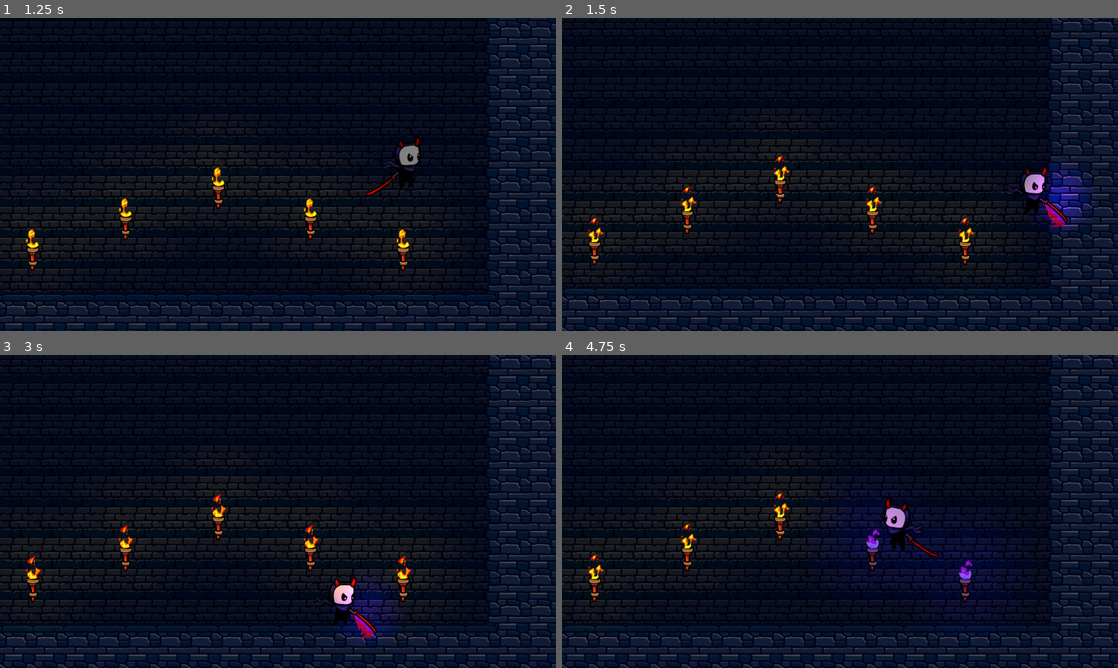
Above: before the commit, frames 1-4 (two rows, left to right).
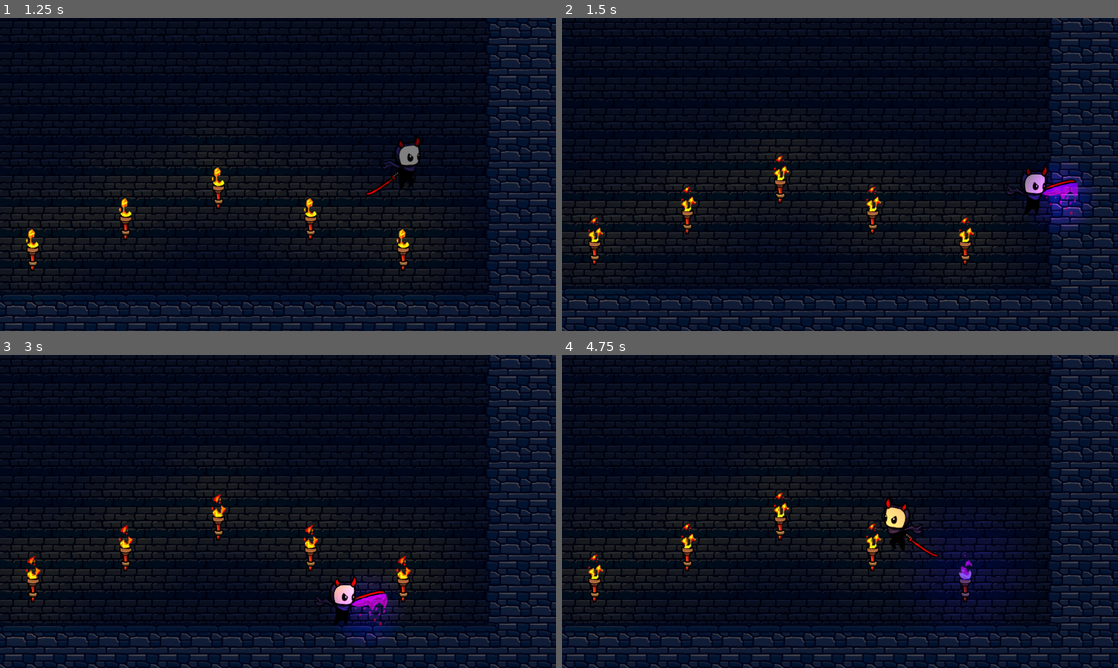
Above: after the commit, the same moments.

Repository: BrunoSilvestre00/pogoni
Game: Godot game, scene res://scenes/game.tscn
Two runs of this game, one before a commit and one after it. Both use one fixed random seed, a clock stepped at 60 frames per second and the inputs below.
Inputs:
- Up to frame 1 (1.25 s): hold D (move_right) from 0.53 s (still down); tap Left (attack) at 0.6 s; tap Space (jump) at 0.77 s
- Up to frame 2 (1.5 s): keep holding D (move_right); tap Up (spattack) at 1.35 s
- Up to frame 3 (3 s): tap Space (jump) at 1.52 s; release D (move_right) at 2.03 s; hold A (move_left) 2.03-2.78 s; tap Left (attack) at 2.1 s; hold D (move_right) from 2.78 s (still down); tap Up (spattack) at 2.85 s
- Up to frame 4 (4.75 s): tap Space (jump) at 3.02, 3.77, 4.52 s; tap Left (attack) at 3.6 s; release D (move_right) at 4.28 s; hold A (move_left) from 4.28 s (still down); tap Up (spattack) at 4.35 s

Frame 1 is identical in both runs. In frame 2, 0.6% of the frame differs, in the area x 79-93%, y 47-68%; in frame 3, 0.6%; in frame 4, 1.1%, in the area x 48-68%, y 46-72%.

Commit message:
feat: fire attack

Diff:
--- a/scenes/player.tscn
+++ b/scenes/player.tscn
@@ -144,33 +144,17 @@
 
 [sub_resource type="AtlasTexture" id="AtlasTexture_60mlk"]
 atlas = ExtResource("6_tuyoq")
-region = Rect2(0, 0, 200, 130)
+region = Rect2(800, 0, 200, 130)
 
 [sub_resource type="AtlasTexture" id="AtlasTexture_i4ail"]
 atlas = ExtResource("6_tuyoq")
-region = Rect2(200, 0, 200, 130)
+region = Rect2(1000, 0, 200, 130)
 
 [sub_resource type="AtlasTexture" id="AtlasTexture_a38lo"]
 atlas = ExtResource("6_tuyoq")
-region = Rect2(400, 0, 200, 130)
+region = Rect2(1200, 0, 200, 130)
 
 [sub_resource type="AtlasTexture" id="AtlasTexture_4ni07"]
-atlas = ExtResource("6_tuyoq")
-region = Rect2(600, 0, 200, 130)
-
-[sub_resource type="AtlasTexture" id="AtlasTexture_l71n6"]
-atlas = ExtResource("6_tuyoq")
-region = Rect2(800, 0, 200, 130)
-
-[sub_resource type="AtlasTexture" id="AtlasTexture_ke2ow"]
-atlas = ExtResource("6_tuyoq")
-region = Rect2(1000, 0, 200, 130)
-
-[sub_resource type="AtlasTexture" id="AtlasTexture_ujl30"]
-atlas = ExtResource("6_tuyoq")
-region = Rect2(1200, 0, 200, 130)
-
-[sub_resource type="AtlasTexture" id="AtlasTexture_31cv2"]
 atlas = ExtResource("6_tuyoq")
 region = Rect2(1400, 0, 200, 130)
 
@@ -188,22 +172,10 @@
 }, {
 "duration": 1.0,
 "texture": SubResource("AtlasTexture_4ni07")
-}, {
-"duration": 1.0,
-"texture": SubResource("AtlasTexture_l71n6")
-}, {
-"duration": 1.0,
-"texture": SubResource("AtlasTexture_ke2ow")
-}, {
-"duration": 1.0,
-"texture": SubResource("AtlasTexture_ujl30")
-}, {
-"duration": 1.0,
-"texture": SubResource("AtlasTexture_31cv2")
 }],
 "loop": false,
 "name": &"side_attack",
-"speed": 24.0
+"speed": 16.0
 }]
 
 [sub_resource type="CircleShape2D" id="CircleShape2D_g2els"]
@@ -236,8 +208,6 @@
 visible = false
 sprite_frames = SubResource("SpriteFrames_qlg0r")
 animation = &"side_attack"
-frame = 7
-frame_progress = 1.0
 offset = Vector2(44, -4)
 
 [node name="CollisionHeadLeft" type="CollisionShape2D" parent="."]
Not shown: 1 places in scenes/player.tscn that only renumber resources
